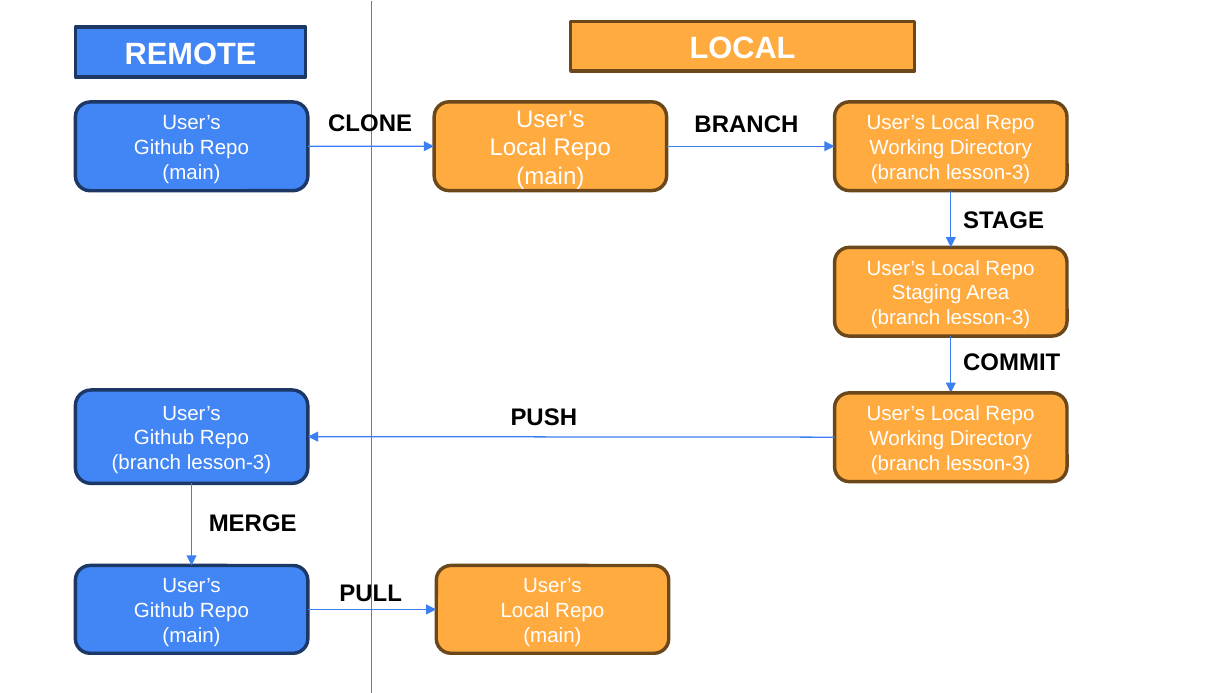
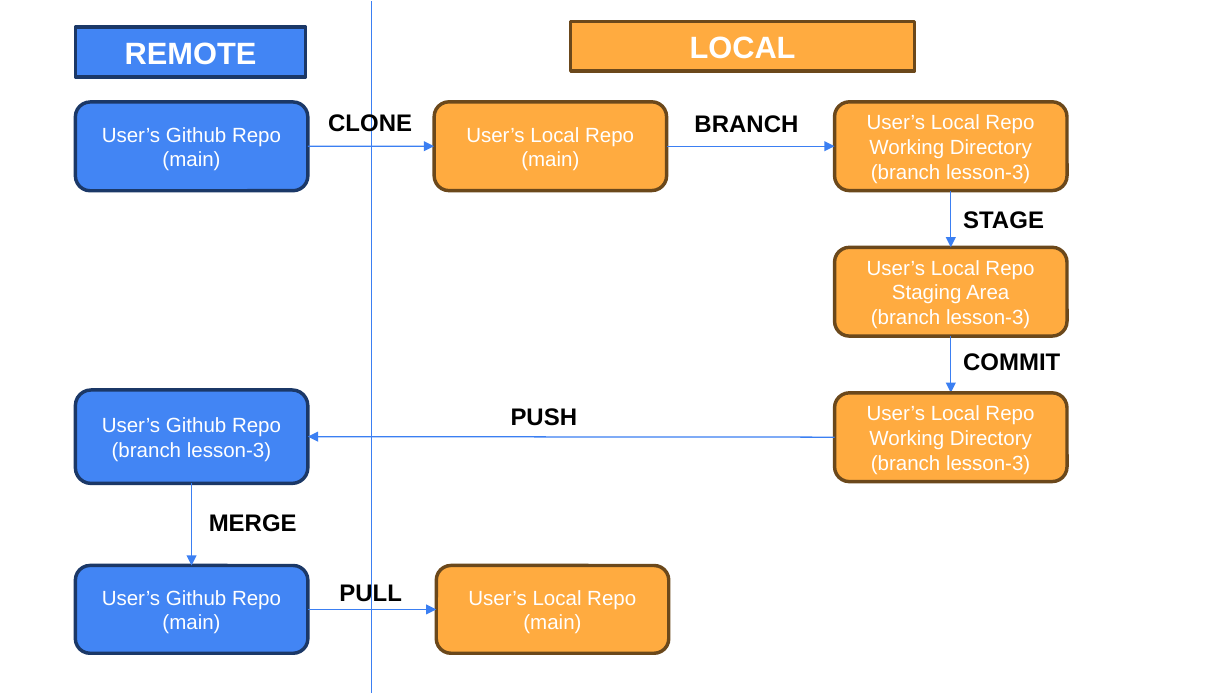
Before and after one commit to mannsn/intro-to-programming-2026, a slide deck: slide 1 of assets/GitFlow.pptx. Drawn at 1232x693 pixels with LibreOffice and Linux fonts; fonts in the diff are those of the drawing. Boxes give left, top, right and bottom in pixels: in the first picture for what was removed or moved away, otherwise in the second. Text is boxed around its words. In the diff, an @@ line names an element or a change of style, - is before the commit and + after.

```diff
--- a/assets/GitFlow.pptx
+++ b/assets/GitFlow.pptx
@@ text in rounded rectangle at (x1=102, y1=127, x2=281, y2=147): text changed @@
-User’s
-Github Repo
+User’s Github Repo
@@ text in rounded rectangle at (x1=466, y1=127, x2=634, y2=146): text changed; size 14 to 12 pt @@
-User’s
-Local Repo
+User’s Local Repo
@@ text in rounded rectangle at (x1=521, y1=151, x2=579, y2=171): size 14 to 12 pt in "(main)" @@
@@ text in rounded rectangle at (x1=102, y1=417, x2=281, y2=437): text changed @@
-User’s
-Github Repo
+User’s Github Repo
@@ text in rounded rectangle at (x1=102, y1=590, x2=281, y2=610): text changed @@
-User’s
-Github Repo
+User’s Github Repo
@@ text in rounded rectangle at (x1=468, y1=590, x2=636, y2=610): text changed @@
-User’s
-Local Repo
+User’s Local Repo
```
Also in this commit, not shown: 1 other file.
